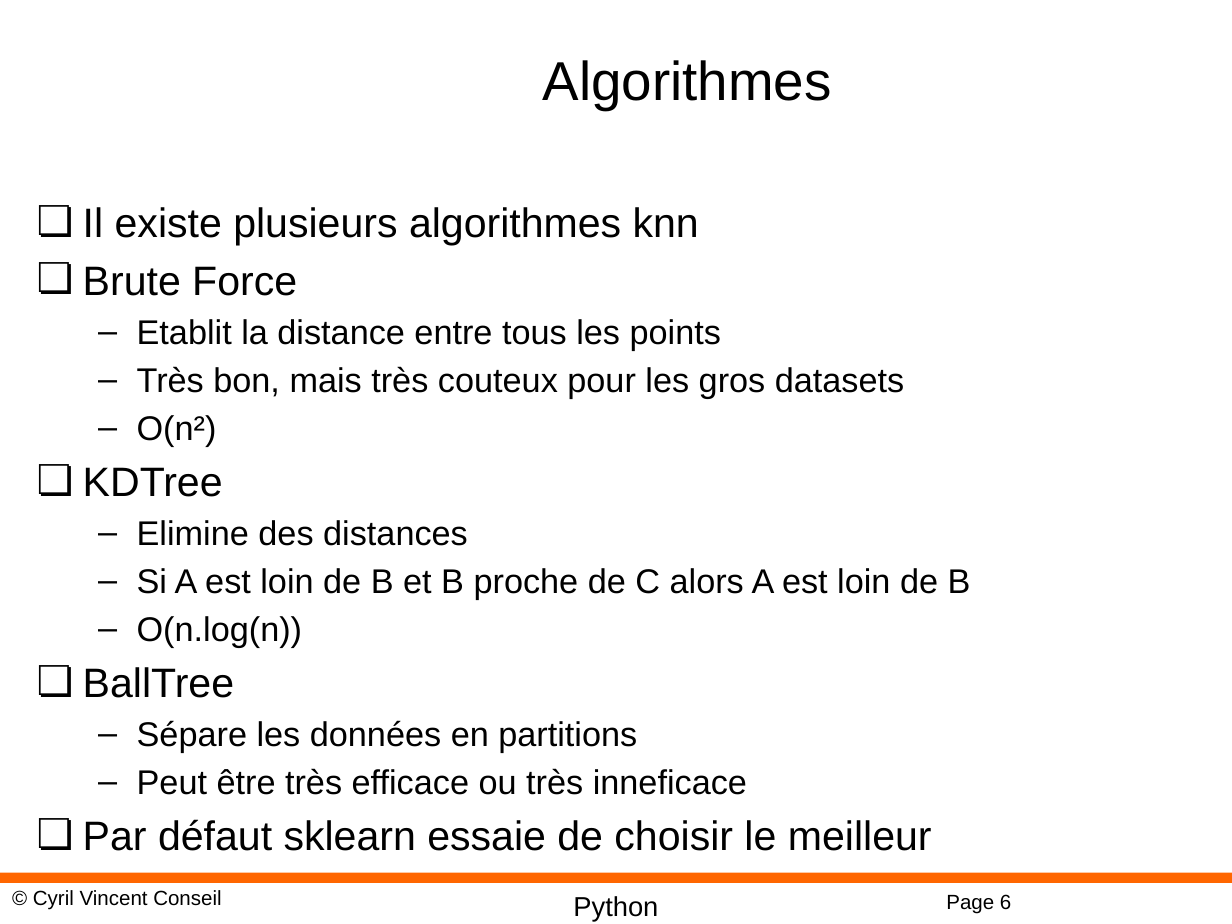
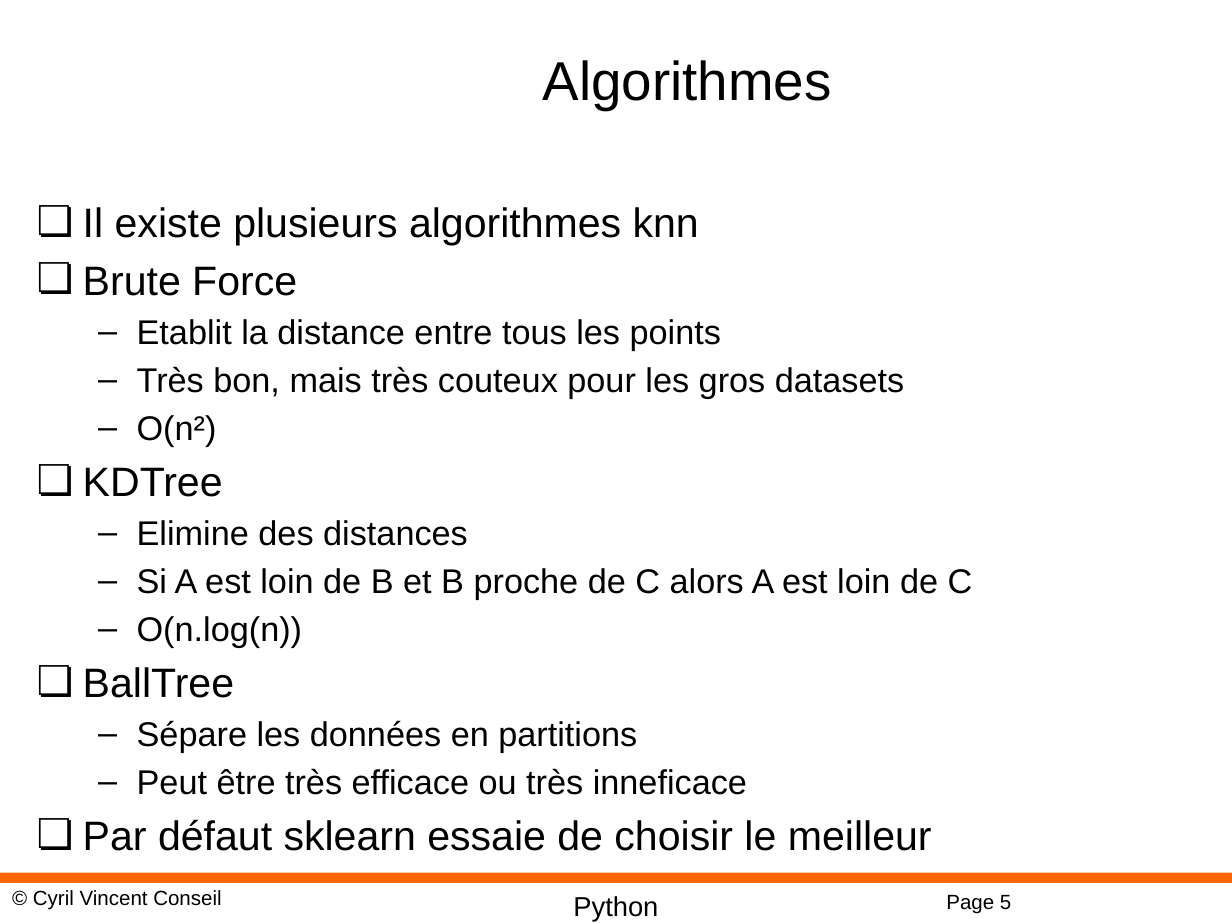
Before and after one commit to cyrilvincent/ML, a slide deck: slide 5 of PPT/MachineLearning14-KNN.pptx (slide 6 before the commit). Drawn at 1232x924 pixels with LibreOffice and Linux fonts; fonts in the diff are those of the drawing; background and template pictures are left out. Boxes give left, top, right and bottom in pixels: in the first picture for what was removed or moved away, otherwise in the second. Text is boxed around its words. In the diff, an @@ line names an element or a change of style, - is before the commit and + after.

```diff
--- a/PPT/MachineLearning14-KNN.pptx
+++ b/PPT/MachineLearning14-KNN.pptx
@@ text at bbox=[137, 568, 973, 600]: text changed @@
-  – Si A est loin de B et B proche de C alors A est loin de B
+  – Si A est loin de B et B proche de C alors A est loin de C
@@ page number at bbox=[946, 895, 1011, 914]: text changed @@
-Page 6
+Page 5
```
Also in this commit, not shown: 3 other slides changed, 19 other files.
